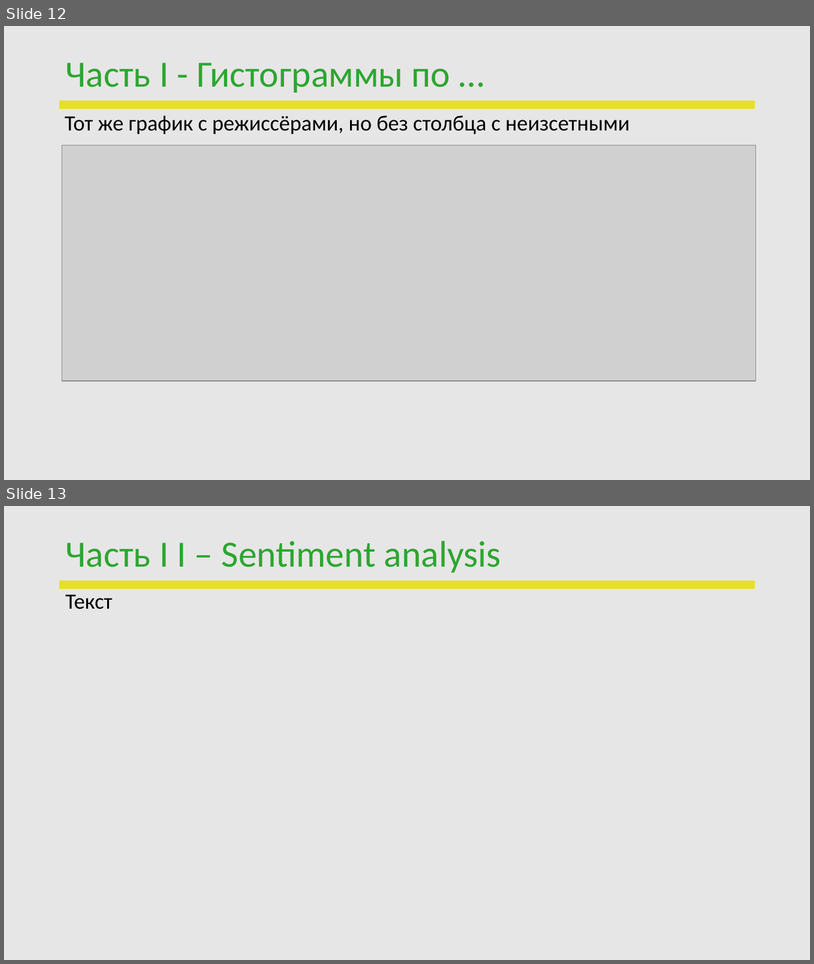
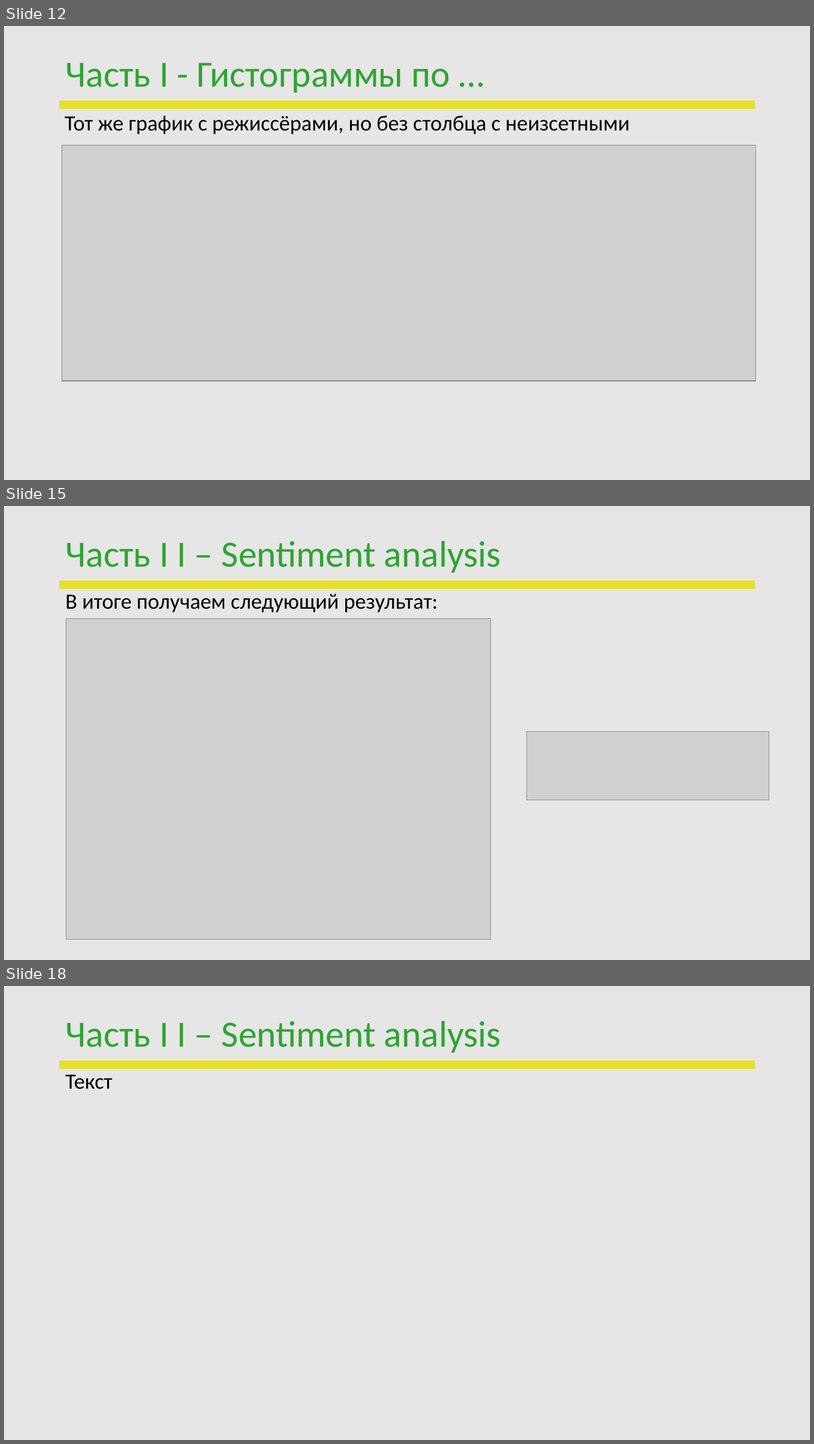
Before and after one commit to PavelVNovikov/DS_april_2022, a slide deck: Diplom/ПЕРЕЗАПУСК_DS_Novikov.pptx. Shown one above the other, each under a label of ours: slides 12 and 13 before the commit, slides 12, 15 and 18 after it; the slides between them are not shown. The pictures are 814x964 and 814x1444 pixels, drawn with LibreOffice and Linux fonts; fonts in the diff are those of the drawing; grey boxes stand for pictures; background and template pictures are left out. Boxes give left, top, right and bottom in pixels: in the first picture for what was removed or moved away, otherwise in the second. Text is boxed around its words. In the diff, an @@ line names an element or a change of style, - is before the commit and + after.

```diff
--- a/Diplom/ПЕРЕЗАПУСК_DS_Novikov.pptx
+++ b/Diplom/ПЕРЕЗАПУСК_DS_Novikov.pptx
@@ slide 15 added at box(4, 506, 810, 960), background #E7E6E6; not listed: 1 template element that a slide beside it also shows @@
@@ title added at box(65, 541, 501, 573), 44 pt, text #2BA630 @@
+Часть I I – Sentiment analysis
@@ text added at box(65, 594, 438, 612), 25.9 pt, text #000000 @@
+В итоге получаем следующий результат:
@@ picture added at box(66, 619, 491, 939) @@
@@ picture added at box(527, 731, 770, 800) @@
@@ what was slide 13 is now slide 18 @@
```
Also in this commit, not shown: 7 other slides added.
